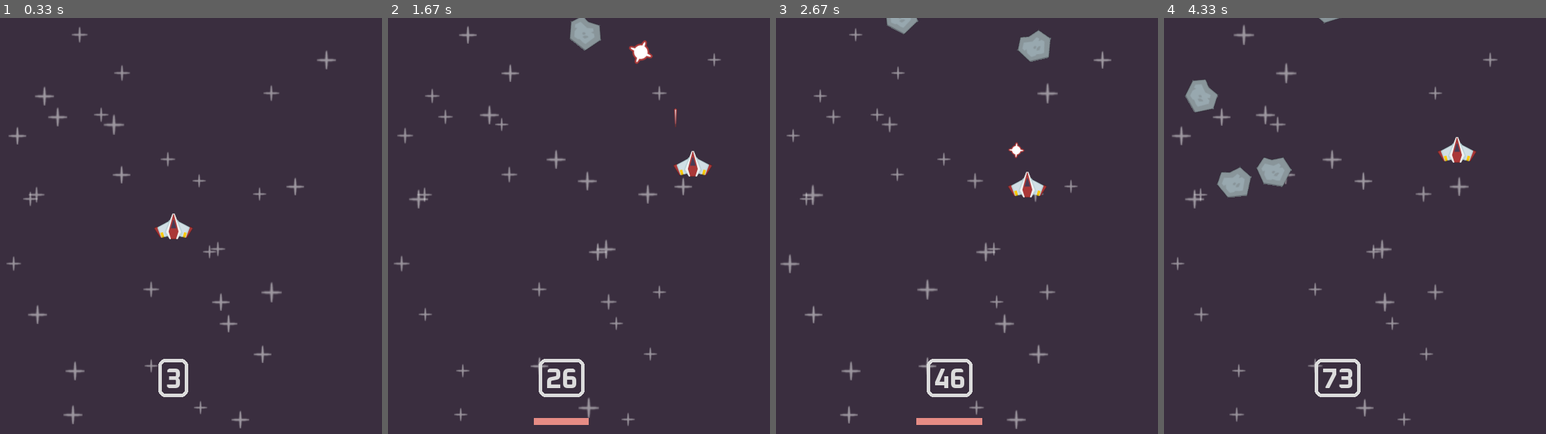
Above: before the commit, frames 1-4 (left to right).
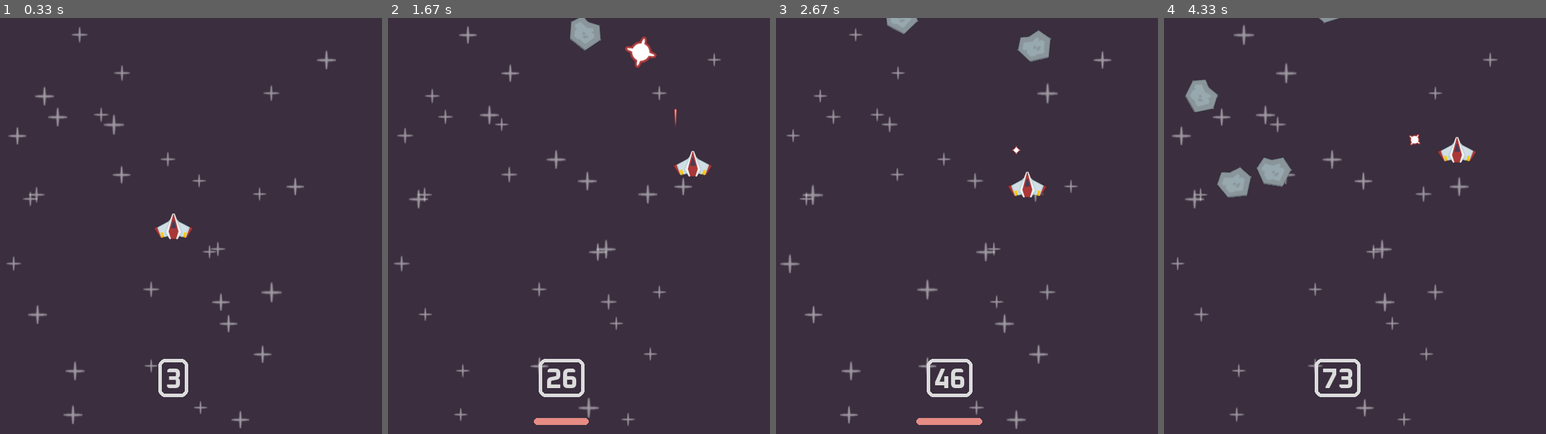
Above: after the commit, the same moments.

Repository: memorykingdom/pygame-space-shooters
Game: pygame game, started from code/main.py
Two runs of this game, one before a commit and one after it. Both use one fixed random seed, a clock stepped at 60 frames per second and the inputs below.
Inputs:
- Up to frame 1 (0.33 s): no input
- Up to frame 2 (1.67 s): tap Space at 0.33, 0.73, 1.03, 1.23, 1.57 s; hold Right 0.67-1.13 s; hold Up 1.17-1.47 s; hold Right from 1.5 s (still down)
- Up to frame 3 (2.67 s): tap Space at 1.87, 2.07, 2.37, 2.63 s; release Right at 1.97 s; hold Left 2-2.53 s; hold Down from 2.57 s (still down)
- Up to frame 4 (4.33 s): release Down at 2.87 s; hold Left 2.9-3.3 s; tap Space at 2.97, 3.27, 3.4, 3.8, 4.1 s; hold Up 3.33-3.7 s; hold Right from 3.73 s (still down)

Frame 1 is identical in both runs. In frame 2, 0.2% of the frame differs, in the area x 38-71%, y 4-98%; in frame 3, less than 0.1%; in frame 4, less than 0.1%.

Commit message:
Add sounds, optimize

Diff:
--- a/code/main.py
+++ b/code/main.py
@@ -23,6 +23,17 @@
 player_lives = 3
 font = pygame.font.Font(pathjoin("images", "Oxanium-Bold.ttf"), 40)
 
+master_volume = 0.1
+laser_sound = pygame.mixer.Sound(pathjoin("audio", "laser.wav"))
+laser_sound.set_volume(master_volume)
+explosion_sound = pygame.mixer.Sound(pathjoin("audio", "explosion.wav"))
+explosion_sound.set_volume(master_volume)
+damage_sound = pygame.mixer.Sound(pathjoin("audio", "damage.ogg"))
+damage_sound.set_volume(master_volume)
+game_music = pygame.mixer.Sound(pathjoin("audio", "game_music.wav"))
+game_music.set_volume(0.5 * master_volume)
+game_music.play(loops=-1) # Repeat forever
+
 # Groups
 all_sprites = pygame.sprite.Group()
 background_layer = pygame.sprite.Group()
@@ -36,19 +47,19 @@
 class CooldownBar(pygame.sprite.Sprite):
     def __init__(self, groups, duration_ms):
         super().__init__(groups)
-        self.image = pygame.Surface((0, 0))
-        self.rect = pygame.FRect()
-        self.duration = self.time_left_ms = duration_ms
-
-    def update(self, *args, **kwargs):
-        self.time_left_ms -= kwargs.get('dt', 0) * 1000
-        if self.time_left_ms <= 0:
-            self.kill()
-            return
-
-        self.image = pygame.Surface((100 * self.time_left_ms / self.duration, 10))
-        self.image.fill(pygame.Color(230, 140, 133))
+        self.image = pygame.Surface((100, 10), pygame.SRCALPHA) # Enable ALPHA values on the surface for transprency
         self.rect = self.image.get_frect(center=(WINDOW_WIDTH / 2, WINDOW_HEIGHT - 20))
+        self.duration = self.time_left = duration_ms
+
+    def update(self, *args, **kwargs):
+        self.time_left -= kwargs.get('dt', 0) * 1000
+        draw_rect = pygame.FRect(0, 0, 100 * self.time_left / self.duration, 10)
+        draw_rect.center = (50, 5)
+        if self.time_left >= 0:
+            self.image.fill((0, 0, 0, 0)) # Clear canvas
+            pygame.draw.rect(self.image, pygame.Color(230, 140, 133), draw_rect, border_radius=10)
+        else:
+            self.kill()
 
 class Player(pygame.sprite.Sprite):
     player_surface = surface_prep(pathjoin("images", "player.png"))
@@ -84,6 +95,8 @@
         single_action_key = pygame.key.get_just_pressed()
         if single_action_key[pygame.K_SPACE] and self.can_shoot:
             Laser((all_sprites, elements_layer, laser_group), midbottom=self.rect.midtop)
+            laser_sound.play()
+
             self.can_shoot = False
             self.last_shot_time = pygame.time.get_ticks()
             CooldownBar((all_sprites, ui_layer), self.shoot_cooldown_ms)
@@ -94,10 +107,16 @@
                 self.can_shoot = True
 
     def collide(self):
-        if pygame.sprite.spritecollide(self, meteor_group, dokill=True, collided=pygame.sprite.collide_mask):
+        meteor_collisions = pygame.sprite.spritecollide(
+            self, meteor_group, dokill=True, collided=pygame.sprite.collide_mask)
+        if meteor_collisions:
             global player_lives
+            for meteor in meteor_collisions:
+                AnimatedExplosion((all_sprites, elements_layer), meteor.rect.center)
+
+            damage_sound.play()
             player_lives -= 1
-            print(f"There are {player_lives} left for the player")
+            print(f"There are {player_lives} lives left for the player")
 
     def update(self, *args, **kwargs):
         self.move(kwargs.get('dt', 0))
@@ -194,37 +213,38 @@
             meteors_hit += len(meteor_collisions)
             for meteor in meteor_collisions:
                 AnimatedExplosion((all_sprites, elements_layer), center=meteor.rect.center)
+            explosion_sound.play()
             self.kill()
         if self.rect.bottom <= 0:
             self.kill()
 
 class AnimatedExplosion(pygame.sprite.Sprite):
     surfaces = []
-    number_of_frames = 20
+    number_of_frames = 21
 
     @classmethod
     def import_surfaces(cls):
         cls.surfaces = [
-            pygame.image.load(pathjoin("images", "explosion", f"{i}.png")).convert_alpha() for i in range(1, cls.number_of_frames + 1)
+            pygame.image.load(pathjoin("images", "explosion", f"{i}.png")).convert_alpha() for i in range(cls.number_of_frames)
         ]
 
     def __init__(self, groups, center):
         super().__init__(groups)
-        self.frame = 0 # 0 -> 19
+        self.frame_estimate = 0 # 0 -> 20
         self.center = center
         self.image = self.surfaces[0]
         self.rect = self.image.get_frect(center=center)
 
-        self.created_time = pygame.time.get_ticks()
-        self.ticks_per_frame = 20
-
-    def update(self, *args, **kwargs):
-        self.frame = (pygame.time.get_ticks() - self.created_time) // self.ticks_per_frame
-        if self.frame >= self.number_of_frames:
-            self.kill()
-            return
-        self.image = self.surfaces[self.frame]
-        self.rect = self.image.get_frect(center=self.center)
+    def update(self, *args, **kwargs):
+        dt = kwargs.get('dt', 0)
+        self.frame_estimate += 40 * dt # 20 frames / 40 = 0.5s
+        if self.frame_estimate < self.number_of_frames:
+            self.image = self.surfaces[int(self.frame_estimate)]
+            self.rect = self.image.get_frect(center=self.center)
+        else:
+            self.kill()
+
+
 
 # Scene Building
 for _ in range(30):
--- a/code/performance.txt
+++ b/code/performance.txt
@@ -3,7 +3,9 @@
 - Use os.path.join() for correct path separator
 
 Surfaces
-- Use convert() or convert_alpha() on all surfaces
+- Use convert() or convert_alpha() on image surfaces
+- Not just the display screen!!! You can draw and blit on any individual surfaces (Suitable for sprites)
+- Tip: Treat a newly created surface as a blank canvas (Add flag pygame.SRCALPHA for transparency)
 
 Masks
 -  To increase performance, create and set a mask attribute for all sprites that will use this
Binary file added: images/hearts/heart-full.png
Binary file added: images/hearts/heart-half.png
Binary file added: images/hearts/tile2.png
